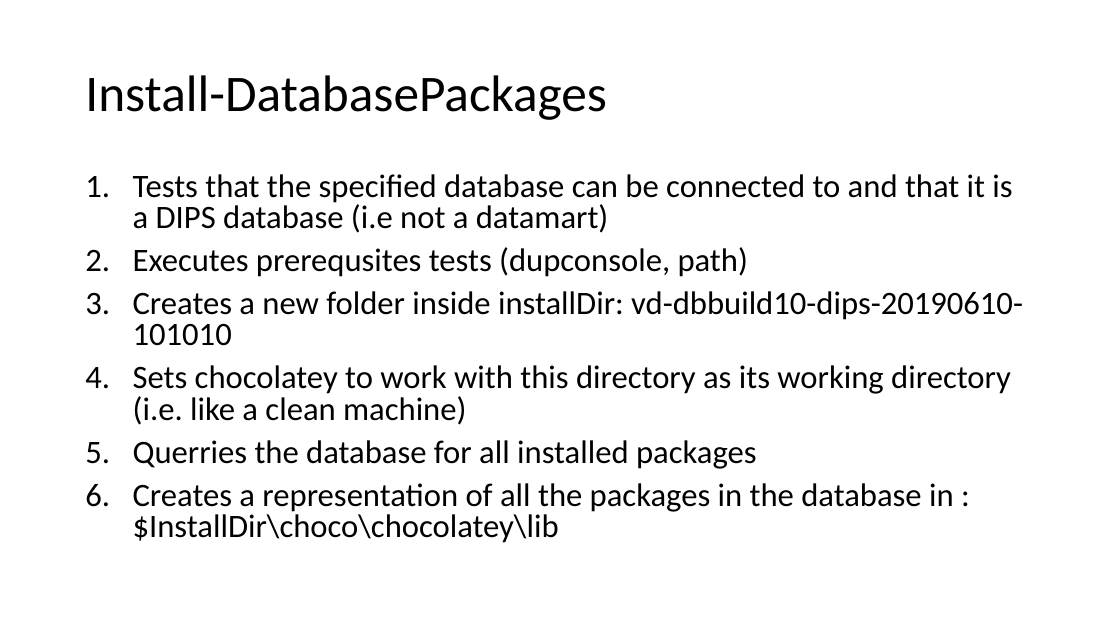
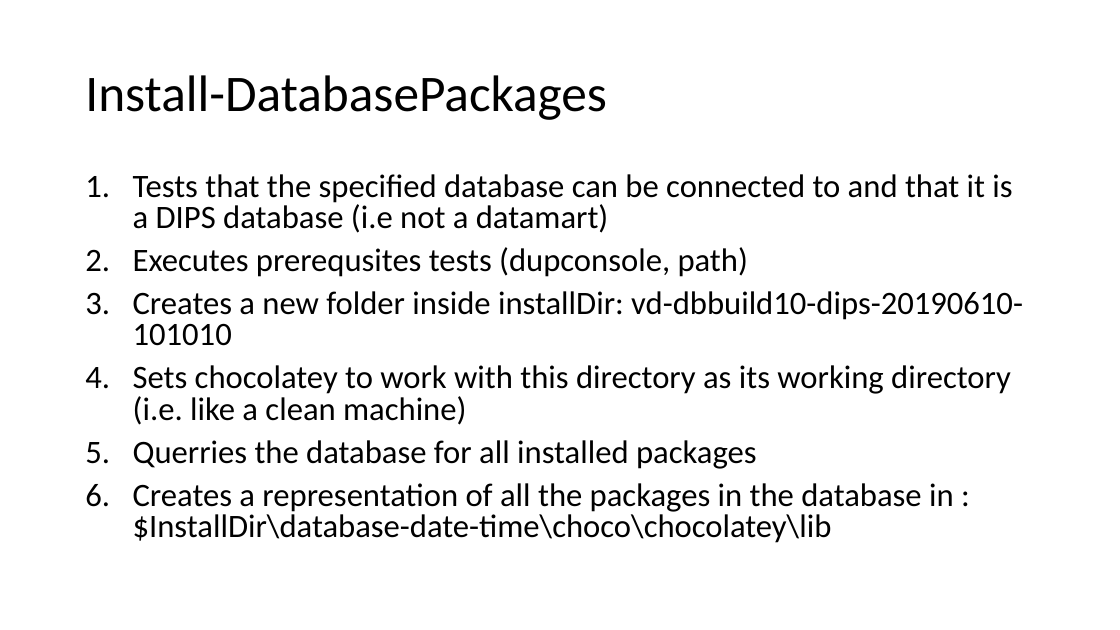
Before and after one commit to DIPSAS/InstallationTech, a slide deck: slide 46 of docs/InstallationCourse.pptx. Drawn at 1120x630 pixels with LibreOffice and Linux fonts; fonts in the diff are those of the drawing. Boxes give left, top, right and bottom in pixels: in the first picture for what was removed or moved away, otherwise in the second. Text is boxed around its words. In the diff, an @@ line names an element or a change of style, - is before the commit and + after.

Commit message:
Added slides about database

```diff
--- a/docs/InstallationCourse.pptx
+++ b/docs/InstallationCourse.pptx
@@ text at (x1=133, y1=483, x2=954, y2=543): text changed @@
-6. Creates a representation of all the packages in the database in :$InstallDir\choco\chocolatey\lib
+6. Creates a representation of all the packages in the database in :$InstallDir\database-date-time\choco\chocolatey\lib
```
Also in this commit, not shown: 5 other slides changed, 6 slides added.
